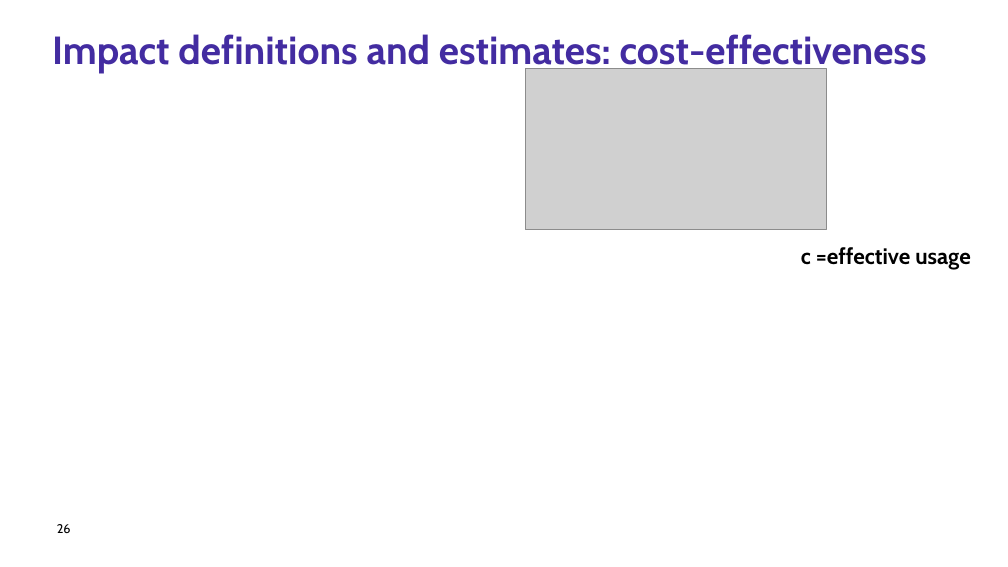
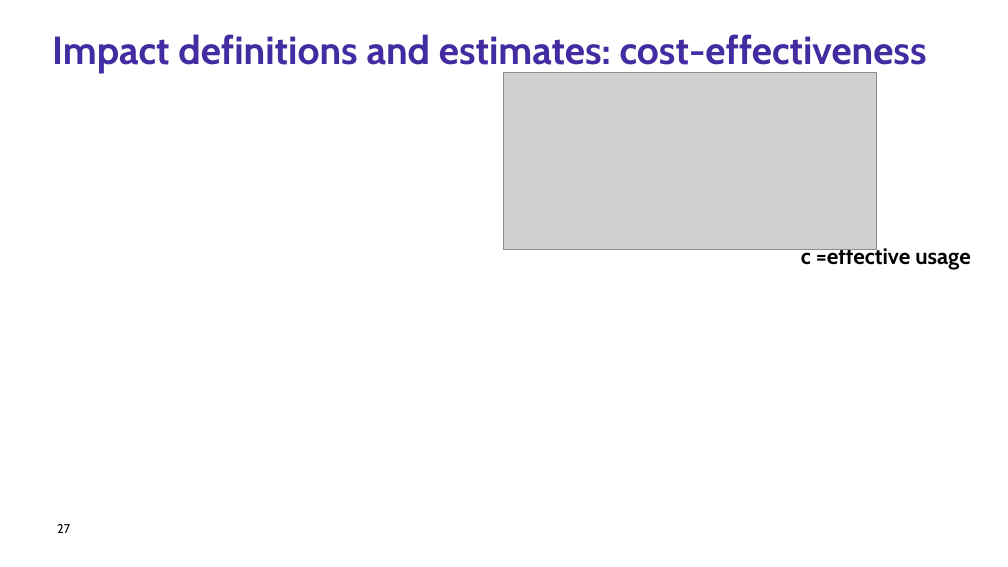
Before and after one commit to zenabusuboi/MySWISS-TPH, a slide deck: slide 27 of ZenabuPhD/COMMUNITY PROTECTION/PRESENTATIONS/CommProt_Presentation4_AnnualCommitteeMeeting2_2026.pptx (slide 26 before the commit). Drawn at 1008x567 pixels with LibreOffice and Linux fonts; fonts in the diff are those of the drawing; grey boxes stand for pictures; background and template pictures are left out. Boxes give left, top, right and bottom in pixels: in the first picture for what was removed or moved away, otherwise in the second. Text is boxed around its words. In the diff, an @@ line names an element or a change of style, - is before the commit and + after.

```diff
--- a/ZenabuPhD/COMMUNITY PROTECTION/PRESENTATIONS/CommProt_Presentation4_AnnualCommitteeMeeting2_2026.pptx
+++ b/ZenabuPhD/COMMUNITY PROTECTION/PRESENTATIONS/CommProt_Presentation4_AnnualCommitteeMeeting2_2026.pptx
@@ picture: place and size @@
-picture at box(525, 69, 827, 231)
+picture at box(504, 73, 877, 250)
@@ page number at box(57, 524, 70, 533): text changed @@
-26
+27
```
Also in this commit, not shown: 12 other slides changed, 2 slides added, 2 slides removed, 46 other files.
